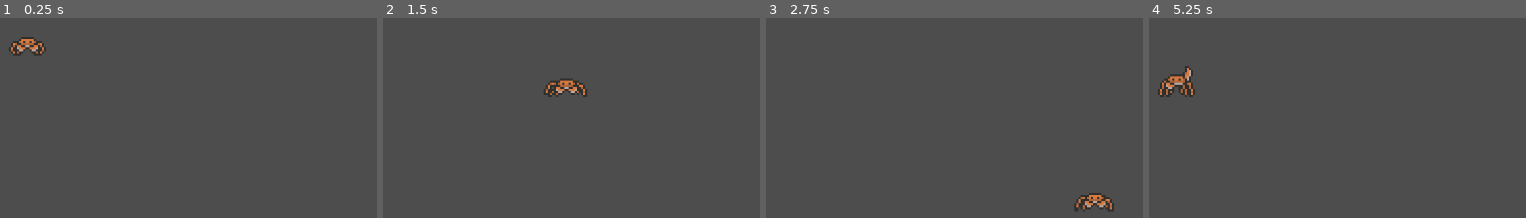
Above: before the commit, frames 1-4 (left to right).
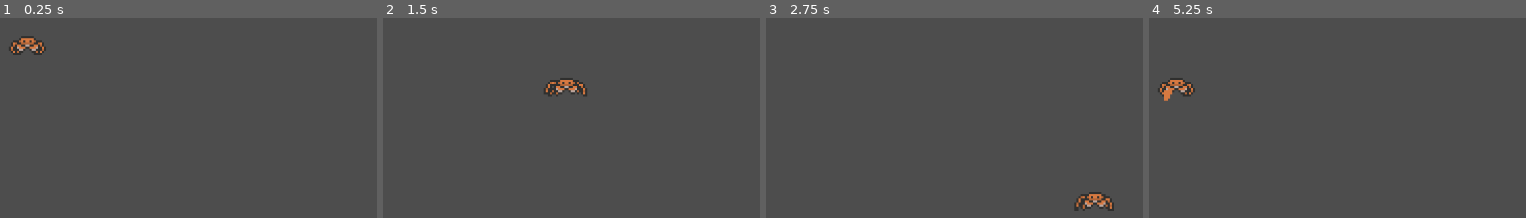
Above: after the commit, the same moments.

Repository: Bodin-IM/godot-game-gruppe-2
Game: Godot game, scene res://scenes/preWorld.tscn
Same seed, same stepped clock (60 frames per second), same inputs: the game is played once before the commit and once after it.
Inputs:
- Up to frame 1 (0.25 s): no input
- Up to frame 2 (1.5 s): tap Enter at 0.5 s; hold Right (right) 0.53-1.28 s; hold B (block, bound only after the commit) 0.53-1.28 s; tap Space (attack) at 0.6 s; hold Down (down) from 1.28 s (still down); tap B (block, bound only after the commit) at 1.35 s
- Up to frame 3 (2.75 s): tap Space (attack) at 1.55, 2.1 s; release Down (down) at 2.03 s; hold Right (right) from 2.03 s (still down); hold B (block, bound only after the commit) from 2.03 s (still down)
- Up to frame 4 (5.25 s): release Right (right) at 2.78 s; release B (block, bound only after the commit) at 2.78 s; hold Up (up) 2.78-3.53 s; tap B (block, bound only after the commit) at 2.85, 4.35 s; tap Space (attack) at 3.05, 3.6, 4.55, 5.1 s; hold B (block, bound only after the commit) 3.53-4.28 s; hold Left (left) 3.53-5.03 s; hold Down (down) from 5.03 s (still down); hold B (block, bound only after the commit) from 5.03 s (still down)

The runs differ from the first frame. In frame 1, 0.2% of the frame differs, in the area x 2-12%, y 9-18%; in frame 2, 0.2%; in frame 3, 0.2%; in frame 4, 0.7%, in the area x 2-13%, y 24-42%.

Commit message:
attack
gjorde ferdig attack funksjon
la til opp/ned attack sprites

Diff:
--- a/project.godot
+++ b/project.godot
@@ -42,6 +42,11 @@
 "events": [Object(InputEventKey,"resource_local_to_scene":false,"resource_name":"","device":-1,"window_id":0,"alt_pressed":false,"shift_pressed":false,"ctrl_pressed":false,"meta_pressed":false,"pressed":false,"keycode":0,"physical_keycode":32,"key_label":0,"unicode":32,"echo":false,"script":null)
 ]
 }
+block={
+"deadzone": 0.5,
+"events": [Object(InputEventKey,"resource_local_to_scene":false,"resource_name":"","device":-1,"window_id":0,"alt_pressed":false,"shift_pressed":false,"ctrl_pressed":false,"meta_pressed":false,"pressed":false,"keycode":0,"physical_keycode":66,"key_label":0,"unicode":98,"echo":false,"script":null)
+]
+}
 
 [rendering]
 
--- a/scenes/player.tscn
+++ b/scenes/player.tscn
@@ -1,77 +1,156 @@
-[gd_scene load_steps=18 format=3 uid="uid://dhdjm32hoc2hw"]
+[gd_scene load_steps=28 format=3 uid="uid://dhdjm32hoc2hw"]
 
 [ext_resource type="Texture2D" uid="uid://dnrijlvs4u1ki" path="res://assets/characters/crab.png" id="1_1s08c"]
 [ext_resource type="Script" path="res://script/player.gd" id="1_fe1nv"]
+[ext_resource type="Texture2D" uid="uid://cc5jthfjdijhu" path="res://assets/characters/new_crab.png" id="2_t4uo2"]
 
 [sub_resource type="CapsuleShape2D" id="CapsuleShape2D_srrj8"]
-radius = 5.0
-height = 20.0
-
-[sub_resource type="AtlasTexture" id="AtlasTexture_w0gve"]
+radius = 5.33333
+height = 21.3333
+
+[sub_resource type="AtlasTexture" id="AtlasTexture_fs1dc"]
+atlas = ExtResource("2_t4uo2")
+region = Rect2(0, 96, 32, 32)
+
+[sub_resource type="AtlasTexture" id="AtlasTexture_ambrw"]
+atlas = ExtResource("2_t4uo2")
+region = Rect2(32, 96, 32, 32)
+
+[sub_resource type="AtlasTexture" id="AtlasTexture_6mmy7"]
+atlas = ExtResource("2_t4uo2")
+region = Rect2(64, 96, 32, 32)
+
+[sub_resource type="AtlasTexture" id="AtlasTexture_u00oi"]
+atlas = ExtResource("2_t4uo2")
+region = Rect2(96, 96, 32, 32)
+
+[sub_resource type="AtlasTexture" id="AtlasTexture_vuko8"]
+atlas = ExtResource("2_t4uo2")
+region = Rect2(0, 160, 32, 32)
+
+[sub_resource type="AtlasTexture" id="AtlasTexture_cy4io"]
+atlas = ExtResource("2_t4uo2")
+region = Rect2(32, 160, 32, 32)
+
+[sub_resource type="AtlasTexture" id="AtlasTexture_c6av5"]
+atlas = ExtResource("2_t4uo2")
+region = Rect2(64, 160, 32, 32)
+
+[sub_resource type="AtlasTexture" id="AtlasTexture_fd0aw"]
+atlas = ExtResource("2_t4uo2")
+region = Rect2(96, 160, 32, 32)
+
+[sub_resource type="AtlasTexture" id="AtlasTexture_g5kjm"]
+atlas = ExtResource("2_t4uo2")
+region = Rect2(0, 128, 32, 32)
+
+[sub_resource type="AtlasTexture" id="AtlasTexture_001y4"]
+atlas = ExtResource("2_t4uo2")
+region = Rect2(32, 128, 32, 32)
+
+[sub_resource type="AtlasTexture" id="AtlasTexture_x76tl"]
+atlas = ExtResource("2_t4uo2")
+region = Rect2(64, 128, 32, 32)
+
+[sub_resource type="AtlasTexture" id="AtlasTexture_14ce7"]
+atlas = ExtResource("2_t4uo2")
+region = Rect2(96, 128, 32, 32)
+
+[sub_resource type="AtlasTexture" id="AtlasTexture_jpdww"]
 atlas = ExtResource("1_1s08c")
-region = Rect2(0, 96, 32, 32)
-
-[sub_resource type="AtlasTexture" id="AtlasTexture_864oy"]
-atlas = ExtResource("1_1s08c")
-region = Rect2(32, 96, 32, 32)
-
-[sub_resource type="AtlasTexture" id="AtlasTexture_3q4vj"]
-atlas = ExtResource("1_1s08c")
-region = Rect2(64, 96, 32, 32)
-
-[sub_resource type="AtlasTexture" id="AtlasTexture_pgb4b"]
-atlas = ExtResource("1_1s08c")
-region = Rect2(96, 96, 32, 32)
-
-[sub_resource type="AtlasTexture" id="AtlasTexture_qlq4y"]
-atlas = ExtResource("1_1s08c")
+region = Rect2(96, 64, 32, 32)
+
+[sub_resource type="AtlasTexture" id="AtlasTexture_levxb"]
+atlas = ExtResource("2_t4uo2")
 region = Rect2(0, 0, 32, 32)
 
-[sub_resource type="AtlasTexture" id="AtlasTexture_i6101"]
-atlas = ExtResource("1_1s08c")
+[sub_resource type="AtlasTexture" id="AtlasTexture_wcu2h"]
+atlas = ExtResource("2_t4uo2")
 region = Rect2(32, 0, 32, 32)
 
-[sub_resource type="AtlasTexture" id="AtlasTexture_gtv5y"]
-atlas = ExtResource("1_1s08c")
+[sub_resource type="AtlasTexture" id="AtlasTexture_q6uqo"]
+atlas = ExtResource("2_t4uo2")
+region = Rect2(64, 0, 32, 32)
+
+[sub_resource type="AtlasTexture" id="AtlasTexture_om7ht"]
+atlas = ExtResource("2_t4uo2")
 region = Rect2(96, 0, 32, 32)
 
-[sub_resource type="AtlasTexture" id="AtlasTexture_ighcj"]
-atlas = ExtResource("1_1s08c")
-region = Rect2(64, 0, 32, 32)
-
-[sub_resource type="AtlasTexture" id="AtlasTexture_8i7v6"]
-atlas = ExtResource("1_1s08c")
+[sub_resource type="AtlasTexture" id="AtlasTexture_xb4ue"]
+atlas = ExtResource("2_t4uo2")
 region = Rect2(0, 32, 32, 32)
 
-[sub_resource type="AtlasTexture" id="AtlasTexture_ul8fk"]
-atlas = ExtResource("1_1s08c")
+[sub_resource type="AtlasTexture" id="AtlasTexture_hon11"]
+atlas = ExtResource("2_t4uo2")
 region = Rect2(32, 32, 32, 32)
 
-[sub_resource type="AtlasTexture" id="AtlasTexture_pjt8x"]
-atlas = ExtResource("1_1s08c")
+[sub_resource type="AtlasTexture" id="AtlasTexture_mntha"]
+atlas = ExtResource("2_t4uo2")
 region = Rect2(64, 32, 32, 32)
 
-[sub_resource type="AtlasTexture" id="AtlasTexture_mnenh"]
-atlas = ExtResource("1_1s08c")
+[sub_resource type="AtlasTexture" id="AtlasTexture_hw1jk"]
+atlas = ExtResource("2_t4uo2")
 region = Rect2(96, 32, 32, 32)
 
 [sub_resource type="SpriteFrames" id="SpriteFrames_5mtcv"]
 animations = [{
 "frames": [{
 "duration": 1.0,
-"texture": SubResource("AtlasTexture_w0gve")
-}, {
-"duration": 1.0,
-"texture": SubResource("AtlasTexture_864oy")
-}, {
-"duration": 1.0,
-"texture": SubResource("AtlasTexture_3q4vj")
-}, {
-"duration": 1.0,
-"texture": SubResource("AtlasTexture_pgb4b")
+"texture": SubResource("AtlasTexture_fs1dc")
+}, {
+"duration": 1.0,
+"texture": SubResource("AtlasTexture_ambrw")
+}, {
+"duration": 1.0,
+"texture": SubResource("AtlasTexture_6mmy7")
+}, {
+"duration": 1.0,
+"texture": SubResource("AtlasTexture_u00oi")
 }],
 "loop": false,
 "name": &"attack",
+"speed": 12.0
+}, {
+"frames": [{
+"duration": 1.0,
+"texture": SubResource("AtlasTexture_vuko8")
+}, {
+"duration": 1.0,
+"texture": SubResource("AtlasTexture_cy4io")
+}, {
+"duration": 1.0,
+"texture": SubResource("AtlasTexture_c6av5")
+}, {
+"duration": 1.0,
+"texture": SubResource("AtlasTexture_fd0aw")
+}],
+"loop": false,
+"name": &"attack_down",
+"speed": 12.0
+}, {
+"frames": [{
+"duration": 1.0,
+"texture": SubResource("AtlasTexture_g5kjm")
+}, {
+"duration": 1.0,
+"texture": SubResource("AtlasTexture_001y4")
+}, {
+"duration": 1.0,
+"texture": SubResource("AtlasTexture_x76tl")
+}, {
+"duration": 1.0,
+"texture": SubResource("AtlasTexture_14ce7")
+}],
+"loop": false,
+"name": &"attack_up",
+"speed": 12.0
+}, {
+"frames": [{
+"duration": 1.0,
+"texture": SubResource("AtlasTexture_jpdww")
+}],
+"loop": false,
+"name": &"block?",
 "speed": 12.0
 }, {
 "frames": [],
@@ -81,16 +160,16 @@
 }, {
 "frames": [{
 "duration": 1.0,
-"texture": SubResource("AtlasTexture_qlq4y")
-}, {
-"duration": 1.0,
-"texture": SubResource("AtlasTexture_i6101")
-}, {
-"duration": 1.0,
-"texture": SubResource("AtlasTexture_gtv5y")
-}, {
-"duration": 1.0,
-"texture": SubResource("AtlasTexture_ighcj")
+"texture": SubResource("AtlasTexture_levxb")
+}, {
+"duration": 1.0,
+"texture": SubResource("AtlasTexture_wcu2h")
+}, {
+"duration": 1.0,
+"texture": SubResource("AtlasTexture_q6uqo")
+}, {
+"duration": 1.0,
+"texture": SubResource("AtlasTexture_om7ht")
 }],
 "loop": true,
 "name": &"idle",
@@ -129,7 +208,7 @@
 shape = SubResource("CapsuleShape2D_srrj8")
 
 [node name="AnimatedSprite2D" type="AnimatedSprite2D" parent="."]
-position = Vector2(-16, -32)
+position = Vector2(-16, -21.3333)
 sprite_frames = SubResource("SpriteFrames_5mtcv")
 animation = &"attack"
 frame = 3
@@ -139,8 +218,9 @@
 [node name="Area2D" type="Area2D" parent="."]
 
 [node name="CollisionShape2D" type="CollisionShape2D" parent="Area2D"]
-position = Vector2(-7.62939e-06, -5.33333)
+position = Vector2(0, -5.33333)
 rotation = 1.5708
 shape = SubResource("CapsuleShape2D_p2r4v")
+disabled = true
 
 [connection signal="animation_finished" from="AnimatedSprite2D" to="." method="_on_animated_sprite_2d_animation_finished"]
--- a/script/player.gd
+++ b/script/player.gd
@@ -7,7 +7,8 @@
 @onready var attack_shape = $Area2D/CollisionShape2D
 
 var is_attacking = false
-
+var moving_vertical = false
+var vertical_direction = false
 
 # Get the gravity from the project settings to be synced with RigidBody nodes.
 var gravity = ProjectSettings.get_setting("physics/2d/default_gravity")
@@ -22,11 +23,11 @@
 	apply_movement(delta, direction)
 
 
-	handle_attack()
+	handle_attack(direction)
 
 	move_and_slide()
 
-	play_animation(direction, is_attacking)
+	update_animation(direction, is_attacking)
 
 
 func apply_movement(delta, direction):
@@ -41,25 +42,50 @@
 		velocity.y = move_toward(velocity.x, 0, SPEED)
 
 
-func handle_attack():
+func handle_attack(direction):
 	if is_attacking:
-		attack_area.position.x = 10.667
+		if animated_sprite_2d.flip_h:
+			attack_area.position.x = -10.667
+			attack_area.position.y = 0
+		elif not moving_vertical:
+			attack_area.position.x = 10.667
+			attack_area.position.y = 0
+		elif vertical_direction:
+			attack_area.position.y = -6
+			attack_area.position.x = 0
+		else:
+			attack_area.position.y = 6
+			attack_area.position.x = 0
+
+
 		attack_shape.disabled = false
 
 	else:
 		attack_area.position.x = 0
+		attack_area.position.y = 0
 		attack_shape.disabled = true
 
 
 
 
-func play_animation(direction, is_attacking):
+func update_animation(direction, is_attacking):
 	if is_attacking:
-		animated_sprite_2d.play("attack")
-	if not is_attacking:
+		if not moving_vertical:
+			animated_sprite_2d.play("attack")
+		elif vertical_direction:
+			animated_sprite_2d.play("attack_up")
+		else:
+			animated_sprite_2d.play("attack_down")
+	else:
 		if direction:
 			animated_sprite_2d.play("walk")
 			animated_sprite_2d.flip_h = (direction.x < 0)
+			moving_vertical = (direction.y != 0)
+			vertical_direction = (direction.y < 0)
+		elif Input.is_action_pressed("block"):
+			animated_sprite_2d.play("block?")
+
+
 		else:
 			animated_sprite_2d.play("idle")
 
Binary file added: assets/characters/new_crab.png
Not shown, added: assets/characters/new_crab.png.import
Not shown: 1 places in scenes/player.tscn that only renumber resources
